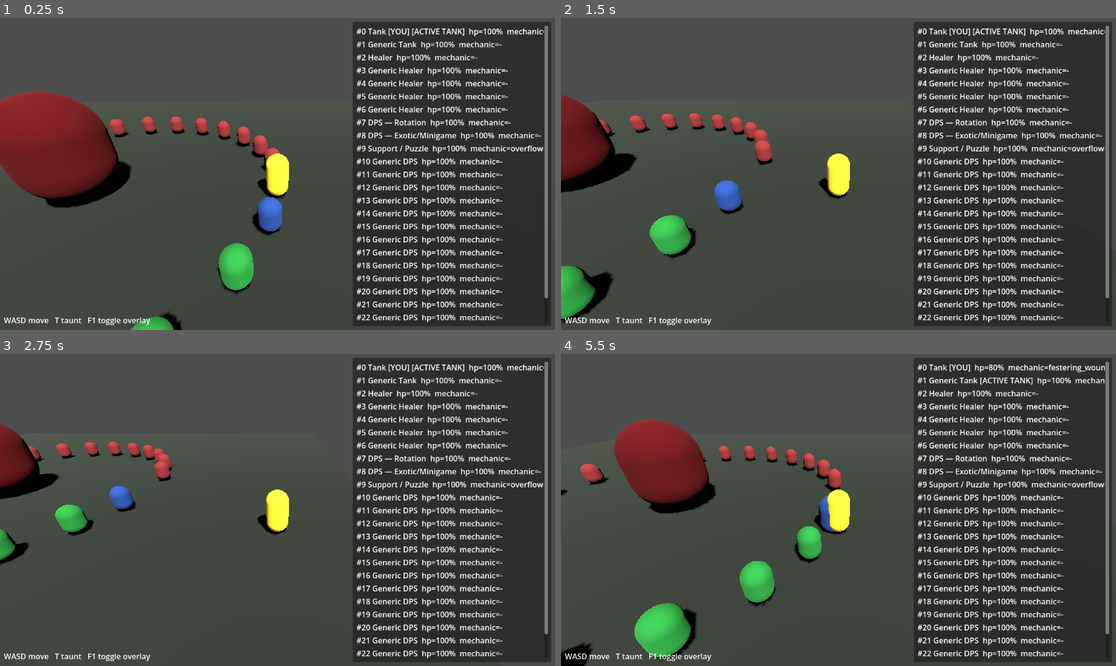
Above: before the commit, frames 1-4 (two rows, left to right).
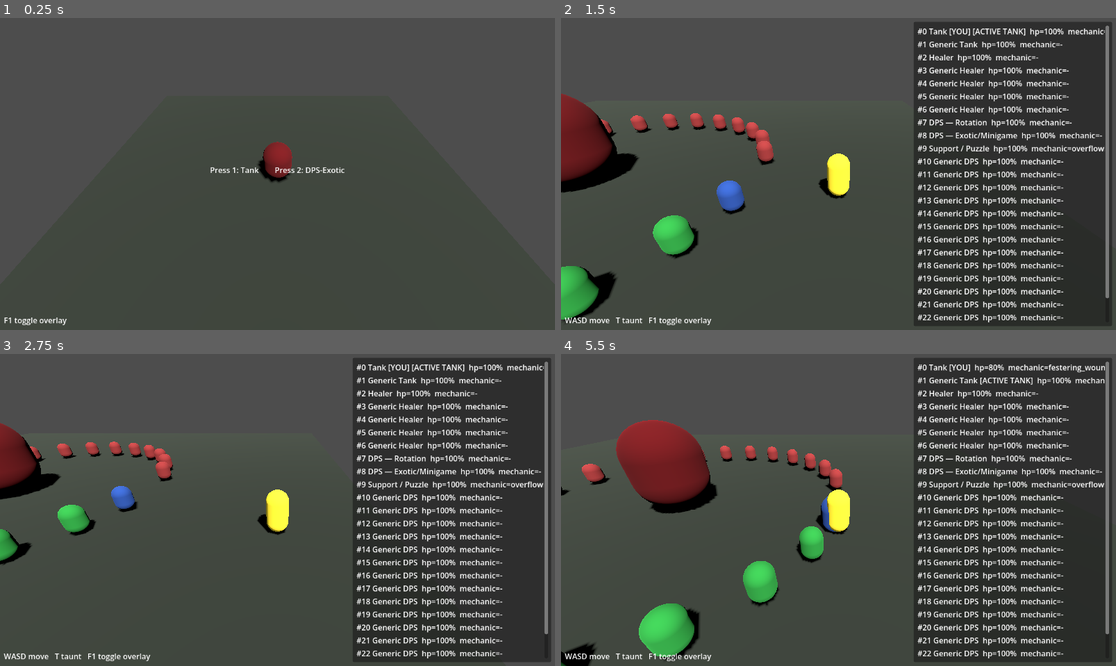
Above: after the commit, the same moments.

Repository: xleetsuperhax/raid_simulator
Game: Godot game, scene res://scenes/main.tscn
Same seed, same stepped clock (60 frames per second), same inputs: the game is played once before the commit and once after it.
Inputs:
- Up to frame 1 (0.25 s): no input
- Up to frame 2 (1.5 s): tap Enter at 0.5 s; hold D 0.53-1.28 s; hold 1 0.53-1.28 s; tap Space at 0.77, 1.07 s; tap 2 at 0.8, 1.35 s; hold S from 1.28 s (still down)
- Up to frame 3 (2.75 s): tap Space at 1.52, 1.82, 2.3 s; tap R at 1.55 s; release S at 2.03 s; hold D from 2.03 s (still down); hold R from 2.03 s (still down)
- Up to frame 4 (5.5 s): release D at 2.78 s; release R at 2.78 s; hold W 2.78-3.53 s; tap Space at 2.85, 3.02, 3.32, 3.77, 4.07, 4.52, 4.82, 5.3 s; tap 1 at 3.05 s; hold 1 3.53-4.28 s; hold A 3.53-5.03 s; tap 2 at 3.8, 4.35 s; tap R at 4.55 s; hold S from 5.03 s (still down); hold R from 5.03 s (still down)

The runs differ from the first frame. In frame 1, 43% of the frame differs, in the area x 0-100%, y 1-100%; in frame 2, 1.2%; in frame 3, 0.6%; in frame 4, 1.5%.

Commit message:
Make the DPS-Exotic seat playable
Rhythm minigame per design doc §3.4: WASD move, R starts it once its
cooldown is up, SPACE hits each of 5 beats (godot-project/scripts/
player/dps_exotic_controller.gd). 4+ hits within the timing window
lands a big damage window; a passive low floor ticks regardless of
minigame state. Runs on the same clock as the boss's mechanic timers
(nothing pauses for it), which is the actual point — the seat's whole
identity is split attention between the minigame and whatever the
raid is doing.

Verified headlessly (dps_exotic_controller._update_minigame takes
input state as parameters rather than reading Input directly, so it's
drivable without depending on the Input singleton's event-flush
timing): full 5/5 hit, 0/5 miss, and the 4/5 success threshold edge
case all assert correctly, including damage/cooldown state after each.

Also: renamed the Tank player scripts/scene (player_controller.gd ->
tank_controller.gd, etc.) now that there's a second kit to disambiguate
from, and main.gd gained a one-keypress seat-select step (1: Tank,
2: DPS-Exotic) — worth a real menu once a third kit exists.

Known gap, not fixed here: FleeDetonationResolver (Volatile Rupture)
still auto-resolves even for a player-controlled target, so the
"split attention" tension is currently one-directional (the minigame
doesn't yet risk an actual mechanic failure). Flagged in code.

Co-Authored-By: Claude Sonnet 5 <noreply@anthropic.com>

Diff:
--- a/godot-project/scenes/main.tscn
+++ b/godot-project/scenes/main.tscn
@@ -60,6 +60,18 @@
 anchor_bottom = 1.0
 offset_left = 8.0
 offset_top = -32.0
-offset_right = 300.0
+offset_right = 340.0
 offset_bottom = -8.0
-text = "WASD move   T taunt   F1 toggle overlay"
+text = "F1 toggle overlay"
+
+[node name="SelectionPrompt" type="Label" parent="UI"]
+anchor_left = 0.5
+anchor_top = 0.5
+anchor_right = 0.5
+anchor_bottom = 0.5
+offset_left = -200.0
+offset_top = -20.0
+offset_right = 200.0
+offset_bottom = 20.0
+horizontal_alignment = 1
+text = "Press 1: Tank        Press 2: DPS-Exotic"
--- a/godot-project/scenes/player/player_character.tscn
+++ b/godot-project/scenes/player/dps_exotic_character.tscn
@@ -1,22 +1,22 @@
 [gd_scene load_steps=5 format=3]
 
-[ext_resource type="Script" path="res://scripts/player/player_controller.gd" id="1"]
+[ext_resource type="Script" path="res://scripts/player/dps_exotic_controller.gd" id="1"]
 
 [sub_resource type="CapsuleMesh" id="CapsuleMesh_player"]
 radius = 0.45
 height = 1.8
 
 [sub_resource type="StandardMaterial3D" id="StandardMaterial3D_player"]
-albedo_color = Color(0.95, 0.85, 0.2, 1)
+albedo_color = Color(0.95, 0.45, 0.1, 1)
 emission_enabled = true
-emission = Color(0.95, 0.85, 0.2, 1)
+emission = Color(0.95, 0.45, 0.1, 1)
 emission_energy_multiplier = 0.5
 
 [sub_resource type="CapsuleShape3D" id="CapsuleShape3D_player"]
 radius = 0.45
 height = 1.8
 
-[node name="PlayerCharacter" type="CharacterBody3D"]
+[node name="DpsExoticCharacter" type="CharacterBody3D"]
 script = ExtResource("1")
 
 [node name="Mesh" type="MeshInstance3D" parent="."]
--- /dev/null
+++ b/godot-project/scenes/player/tank_character.tscn
@@ -0,0 +1,35 @@
+[gd_scene load_steps=5 format=3]
+
+[ext_resource type="Script" path="res://scripts/player/tank_controller.gd" id="1"]
+
+[sub_resource type="CapsuleMesh" id="CapsuleMesh_player"]
+radius = 0.45
+height = 1.8
+
+[sub_resource type="StandardMaterial3D" id="StandardMaterial3D_player"]
+albedo_color = Color(0.95, 0.85, 0.2, 1)
+emission_enabled = true
+emission = Color(0.95, 0.85, 0.2, 1)
+emission_energy_multiplier = 0.5
+
+[sub_resource type="CapsuleShape3D" id="CapsuleShape3D_player"]
+radius = 0.45
+height = 1.8
+
+[node name="PlayerCharacter" type="CharacterBody3D"]
+script = ExtResource("1")
+
+[node name="Mesh" type="MeshInstance3D" parent="."]
+transform = Transform3D(1, 0, 0, 0, 1, 0, 0, 0, 1, 0, 0.9, 0)
+mesh = SubResource("CapsuleMesh_player")
+material_override = SubResource("StandardMaterial3D_player")
+
+[node name="CollisionShape3D" type="CollisionShape3D" parent="."]
+transform = Transform3D(1, 0, 0, 0, 1, 0, 0, 0, 1, 0, 0.9, 0)
+shape = SubResource("CapsuleShape3D_player")
+
+[node name="CameraPivot" type="Node3D" parent="."]
+
+[node name="Camera3D" type="Camera3D" parent="CameraPivot"]
+position = Vector3(0, 5, 7)
+rotation_degrees = Vector3(-30, 0, 0)
--- /dev/null
+++ b/godot-project/scenes/ui/dps_exotic_hud.tscn
@@ -0,0 +1,18 @@
+[gd_scene load_steps=2 format=3]
+
+[ext_resource type="Script" path="res://scripts/ui/dps_exotic_hud.gd" id="1"]
+
+[node name="DpsExoticHud" type="Control"]
+anchor_right = 1.0
+anchor_bottom = 1.0
+mouse_filter = 2
+script = ExtResource("1")
+
+[node name="Label" type="Label" parent="."]
+anchor_left = 0.5
+anchor_right = 0.5
+offset_left = -160.0
+offset_top = 16.0
+offset_right = 160.0
+offset_bottom = 90.0
+horizontal_alignment = 1
--- a/godot-project/scripts/main.gd
+++ b/godot-project/scripts/main.gd
@@ -1,31 +1,66 @@
 extends Node3D
 
-## Minimal placeholder scene: runs boss-01's encounter runtime in real time,
-## with the player occupying the Tank seat. No kit selection UI yet — Tank is
-## hardcoded here as the only playable seat so far (DPS-Exotic next).
+## Minimal placeholder scene: waits for the player to pick a seat (1: Tank,
+## 2: DPS-Exotic), then runs boss-01's encounter runtime in real time with
+## that seat player-controlled. No proper menu yet — this is a one-line
+## selection step, upgrade it once a third kit makes it worth building one.
 
-const PlayerCharacterScene := preload("res://scenes/player/player_character.tscn")
+const TankCharacterScene := preload("res://scenes/player/tank_character.tscn")
+const DpsExoticCharacterScene := preload("res://scenes/player/dps_exotic_character.tscn")
+const DpsExoticHudScene := preload("res://scenes/ui/dps_exotic_hud.tscn")
 
 var runtime: EncounterRuntime
 
+@onready var _selection_prompt: Label = $UI/SelectionPrompt
+@onready var _controls_hint: Label = $UI/ControlsHint
+@onready var _overlay = $UI/AgentOverlay
+@onready var _arena: ArenaView = $ArenaView
+
 func _ready() -> void:
+	_overlay.visible = false
+
+func _process(delta: float) -> void:
+	if runtime == null:
+		_handle_selection()
+		return
+	if not runtime.is_finished():
+		runtime.advance(delta)
+
+func _handle_selection() -> void:
+	if Input.is_physical_key_pressed(KEY_1):
+		_start_encounter("tank")
+	elif Input.is_physical_key_pressed(KEY_2):
+		_start_encounter("dps_exotic")
+
+func _start_encounter(player_kit_id: String) -> void:
+	_selection_prompt.visible = false
+
 	var encounter: EncounterDefinition = load("res://resources/encounters/boss_01/boss_01.tres")
 	runtime = EncounterRuntime.new()
-	runtime.setup(encounter, "normal", 0, "tank")
+	runtime.setup(encounter, "normal", 0, player_kit_id)
 
-	var overlay = $UI/AgentOverlay
-	overlay.bind(runtime)
-	overlay.visible = true
+	_overlay.bind(runtime)
+	_overlay.visible = true
 
-	var arena: ArenaView = $ArenaView
-	arena.build(runtime, runtime.player_seat_index)
+	_arena.build(runtime, runtime.player_seat_index)
 
-	if runtime.player_seat_index >= 0:
-		var player: PlayerController = PlayerCharacterScene.instantiate()
+	if runtime.player_seat_index < 0:
+		return
+
+	var start_position: Vector3 = ArenaView.ring_position(runtime.player_seat_index, runtime.seats.size())
+
+	if player_kit_id == "tank":
+		_controls_hint.text = "WASD move   T taunt   F1 toggle overlay"
+		var player: TankController = TankCharacterScene.instantiate()
 		add_child(player)
-		player.position = ArenaView.ring_position(runtime.player_seat_index, runtime.seats.size())
+		player.position = start_position
 		player.bind(runtime, runtime.player_seat_index)
-
-func _process(delta: float) -> void:
-	if runtime != null and not runtime.is_finished():
-		runtime.advance(delta)
+	elif player_kit_id == "dps_exotic":
+		_controls_hint.text = "WASD move   R start minigame   SPACE hit beat   F1 toggle overlay"
+		var player: DpsExoticController = DpsExoticCharacterScene.instantiate()
+		add_child(player)
+		player.position = start_position
+		player.bind(runtime, runtime.player_seat_index)
+		var hud = DpsExoticHudScene.instantiate()
+		add_child(hud)
+		hud.bind(player)
--- /dev/null
+++ b/godot-project/scripts/player/dps_exotic_controller.gd
@@ -0,0 +1,134 @@
+class_name DpsExoticController
+extends CharacterBody3D
+
+## DPS-Exotic v1 (design doc §3.4): a passive low damage floor from basic
+## actions, plus a rhythm minigame on its own cooldown that gates a much
+## bigger damage window. The point isn't the movement (duplicated from
+## TankController — see its header comment) — it's that the minigame runs
+## on top of the same WASD movement and the same boss-mechanic timers as
+## everything else, so committing to it while, say, Volatile Rupture is
+## about to target you is a genuine split-attention trade-off.
+##
+## Controls: WASD move, R start the minigame once its cooldown is up,
+## SPACE hit each beat.
+##
+## Known gap (flagged, not fixed here): FleeDetonationResolver still
+## auto-resolves Volatile Rupture even when it targets this seat — the
+## "boss mechanics keep demanding attention" tension is real (the timers
+## don't stop), but there's no actual fail state yet if you ignore a flee
+## while mid-minigame. Wiring a real position-based check for that mechanic
+## is a natural next step, same shape as StackingSwapResolver's is_player
+## branch, but is out of scope for this change.
+
+const MOVE_SPEED := 5.0
+const GRAVITY := 20.0
+
+const BEAT_COUNT := 5
+const BEAT_INTERVAL := 0.6
+const HIT_WINDOW := 0.18
+const SUCCESS_HITS_REQUIRED := 4
+const BIG_DAMAGE := 100.0
+const MINIGAME_COOLDOWN := 18.0
+const PASSIVE_TICK_INTERVAL := 2.0
+const PASSIVE_DAMAGE := 10.0
+
+enum MinigameState { IDLE, ACTIVE }
+
+var runtime = null  # EncounterRuntime; untyped to avoid a script cross-reference
+var seat_index: int = -1
+
+var total_damage: float = 0.0
+var minigame_state: int = MinigameState.IDLE
+var cooldown_remaining: float = 0.0
+var beat_index: int = 0
+var beats_hit: int = 0
+var last_result: String = ""
+
+var _passive_timer: float = 0.0
+var _beat_timer: float = 0.0
+var _beat_consumed: bool = false
+var _start_was_down := false
+var _hit_was_down := false
+
+@onready var camera: Camera3D = $CameraPivot/Camera3D
+
+func bind(rt, p_seat_index: int) -> void:
+	runtime = rt
+	seat_index = p_seat_index
+	camera.current = true
+
+func _physics_process(delta: float) -> void:
+	var input_dir := Vector3.ZERO
+	if Input.is_physical_key_pressed(KEY_W):
+		input_dir.z -= 1.0
+	if Input.is_physical_key_pressed(KEY_S):
+		input_dir.z += 1.0
+	if Input.is_physical_key_pressed(KEY_A):
+		input_dir.x -= 1.0
+	if Input.is_physical_key_pressed(KEY_D):
+		input_dir.x += 1.0
+	if input_dir.length() > 0.001:
+		input_dir = input_dir.normalized()
+
+	velocity.x = input_dir.x * MOVE_SPEED
+	velocity.z = input_dir.z * MOVE_SPEED
+	if is_on_floor():
+		velocity.y = 0.0
+	else:
+		velocity.y -= GRAVITY * delta
+	move_and_slide()
+
+	_passive_timer += delta
+	if _passive_timer >= PASSIVE_TICK_INTERVAL:
+		_passive_timer -= PASSIVE_TICK_INTERVAL
+		total_damage += PASSIVE_DAMAGE
+
+	_update_minigame(delta, Input.is_physical_key_pressed(KEY_R), Input.is_physical_key_pressed(KEY_SPACE))
+
+## Input state passed in rather than read directly, so this can be driven
+## from a headless test without depending on the Input singleton's event
+## flush timing (which a bare SceneTree script doesn't reliably trigger).
+func _update_minigame(delta: float, start_down: bool, hit_down: bool) -> void:
+	var hit_just_pressed := hit_down and not _hit_was_down
+
+	if minigame_state == MinigameState.IDLE:
+		cooldown_remaining = max(0.0, cooldown_remaining - delta)
+		if start_down and not _start_was_down and cooldown_remaining <= 0.0:
+			_start_minigame()
+	else:
+		_beat_timer += delta
+		if hit_just_pressed and not _beat_consumed:
+			if absf(_beat_timer - BEAT_INTERVAL) <= HIT_WINDOW:
+				beats_hit += 1
+				_beat_consumed = true
+		if _beat_timer >= BEAT_INTERVAL:
+			_beat_timer -= BEAT_INTERVAL
+			beat_index += 1
+			_beat_consumed = false
+			if beat_index >= BEAT_COUNT:
+				_finish_minigame()
+
+	_start_was_down = start_down
+	_hit_was_down = hit_down
+
+func _start_minigame() -> void:
+	minigame_state = MinigameState.ACTIVE
+	beat_index = 0
+	beats_hit = 0
+	_beat_timer = 0.0
+	_beat_consumed = false
+	last_result = ""
+
+func _finish_minigame() -> void:
+	var success := beats_hit >= SUCCESS_HITS_REQUIRED
+	if success:
+		total_damage += BIG_DAMAGE
+		last_result = "HIT! +%d dmg (%d/%d beats)" % [int(BIG_DAMAGE), beats_hit, BEAT_COUNT]
+	else:
+		last_result = "MISS (%d/%d beats)" % [beats_hit, BEAT_COUNT]
+	if runtime != null:
+		runtime.decision_log.log(runtime.time, seat_index, "dps_exotic_minigame",
+			"player_rhythm_result_%d_of_%d" % [beats_hit, BEAT_COUNT],
+			"resolved" if success else "missed")
+	minigame_state = MinigameState.IDLE
+	cooldown_remaining = MINIGAME_COOLDOWN
--- a/godot-project/scripts/player/player_controller.gd
+++ b/godot-project/scripts/player/tank_controller.gd
@@ -1,10 +1,16 @@
-class_name PlayerController
+class_name TankController
 extends CharacterBody3D
 
 ## Tank v1 controls: WASD moves in world space (no camera-relative rotation —
 ## the camera stays at a fixed offset behind the character, so world-space
 ## and "forward" line up), T taunts. Raw key polling rather than an input
 ## action map, matching the pattern already used for the overlay's F1 toggle.
+##
+## The WASD/camera-follow block below is duplicated in DpsExoticController
+## rather than factored into a shared base — with only two kits it's cheaper
+## to read as two small self-contained scripts. If a third kit needs the same
+## movement, that's the trigger to extract it (CLAUDE.md: no premature
+## abstraction).
 
 const MOVE_SPEED := 5.0
 const GRAVITY := 20.0
--- /dev/null
+++ b/godot-project/scripts/ui/dps_exotic_hud.gd
@@ -0,0 +1,32 @@
+extends Control
+
+## Minimal readout for the DPS-Exotic minigame: damage tally, cooldown/ready
+## prompt, live beat progress while active, and the last result. Polled each
+## frame, same pattern as the agent overlay — no signals needed for this size
+## of UI.
+
+@onready var label: Label = $Label
+
+var controller = null  # DpsExoticController; untyped to avoid a script cross-reference
+
+func bind(c) -> void:
+	controller = c
+
+func _process(_delta: float) -> void:
+	if controller == null:
+		return
+
+	var lines: Array[String] = []
+	lines.append("Damage: %d" % int(controller.total_damage))
+
+	if controller.minigame_state == DpsExoticController.MinigameState.ACTIVE:
+		lines.append("BEAT %d/%d — hit SPACE!" % [controller.beat_index + 1, DpsExoticController.BEAT_COUNT])
+	elif controller.cooldown_remaining > 0.0:
+		lines.append("Big window in %.1fs" % controller.cooldown_remaining)
+	else:
+		lines.append("Big window READY — press R")
+
+	if controller.last_result != "":
+		lines.append(controller.last_result)
+
+	label.text = "\n".join(lines)
Not shown, added: godot-project/scripts/player/dps_exotic_controller.gd.uid
Renamed: godot-project/scripts/player/player_controller.gd.uid -> godot-project/scripts/player/tank_controller.gd.uid
Not shown, added: godot-project/scripts/ui/dps_exotic_hud.gd.uid
Not shown, changed: README.md
